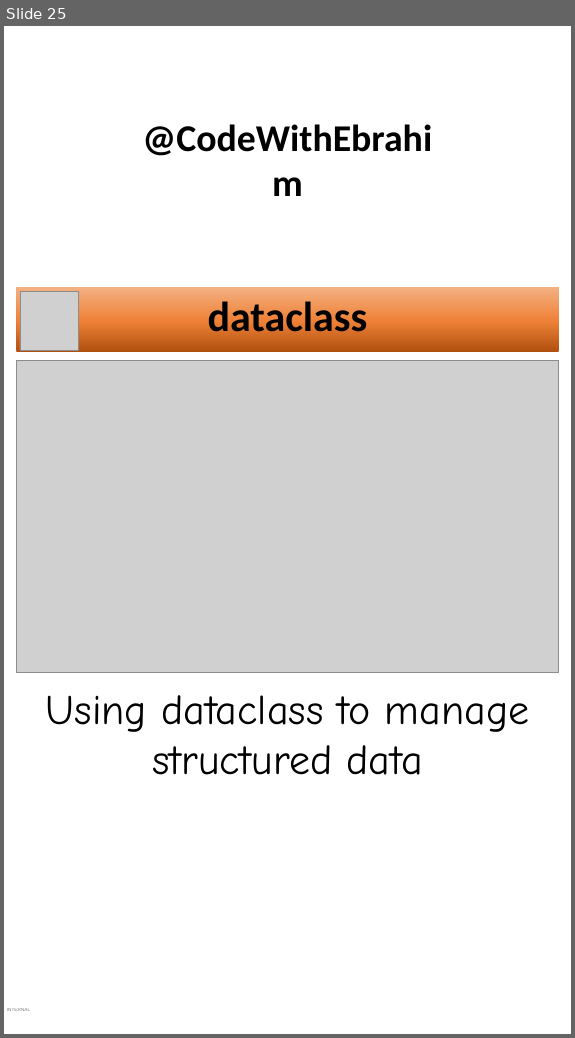
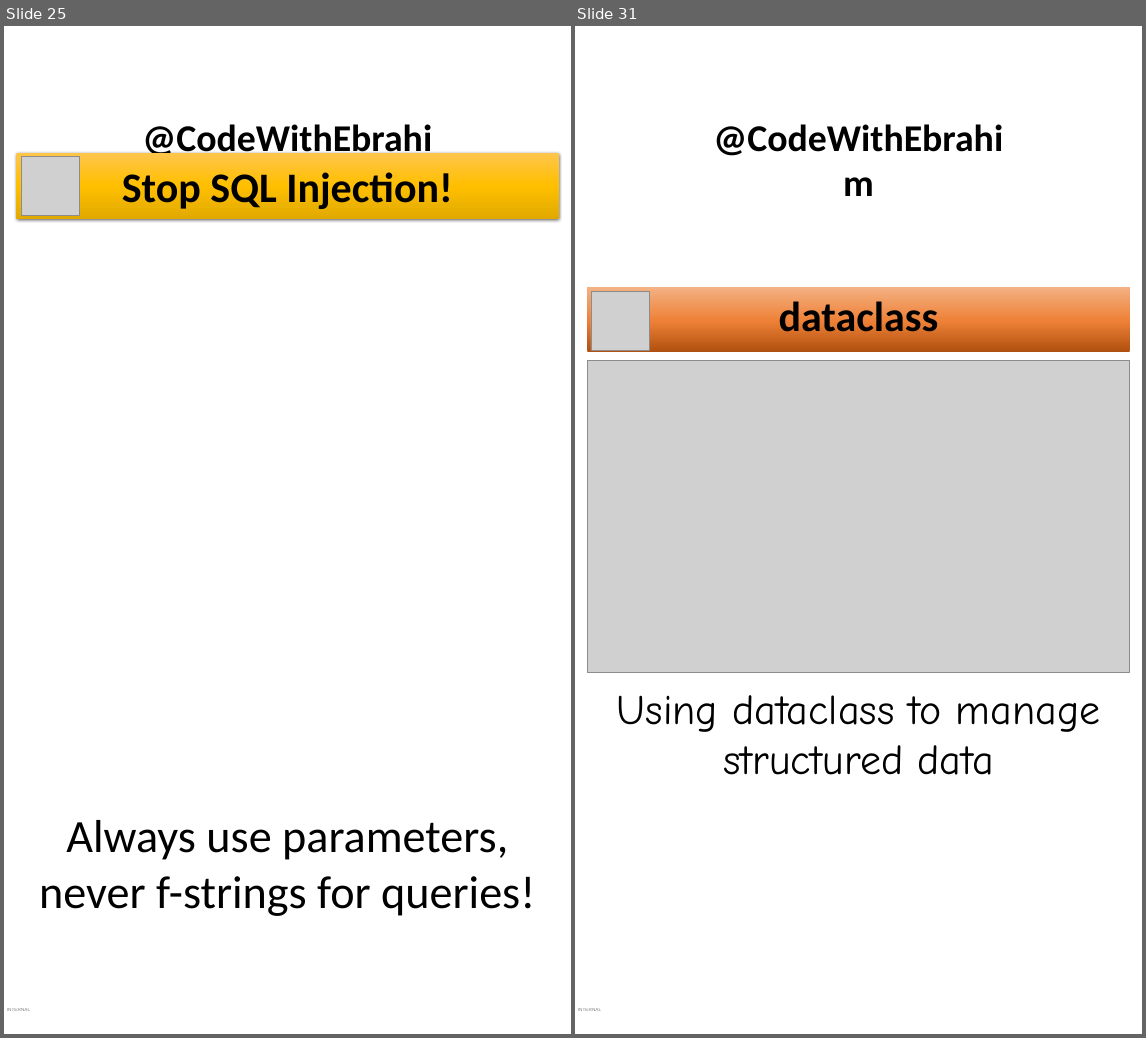
Before and after one commit to ebrahimsalehi1/python_codes, a slide deck: assets/shorts.pptx. Shown side by side, each under a label of ours: slide 25 before the commit, slides 25 and 31 after it; the slides between them are not shown. The pictures are 575x1038 and 1146x1038 pixels, drawn with LibreOffice and Linux fonts; fonts in the diff are those of the drawing; grey boxes stand for pictures; background and template pictures are left out. Boxes give left, top, right and bottom in pixels: in the first picture for what was removed or moved away, otherwise in the second. Text is boxed around its words. In the diff, an @@ line names an element or a change of style, - is before the commit and + after.

```diff
--- a/assets/shorts.pptx
+++ b/assets/shorts.pptx
@@ slide 25 added at [4,26,571,1034], background picture (left out); not listed: 2 template elements that a slide beside it also shows @@
@@ rectangle added at [16,153,558,219], fill gradient #FFC64B to #FFC000 to #E3AB00, 60 pt, text #000000, bold @@
+Stop SQL Injection!
@@ picture added at [21,157,79,215] @@
@@ line added from (16, 509) to (558, 509), #FFFFFF 3 pt @@
@@ text added at [39,820,535,916], 66 pt, text #000000 @@
+Always use parameters, never f-strings for queries!
@@ what was slide 25 is now slide 31 @@
```
Also in this commit, not shown: 5 other slides added, 12 other files.
